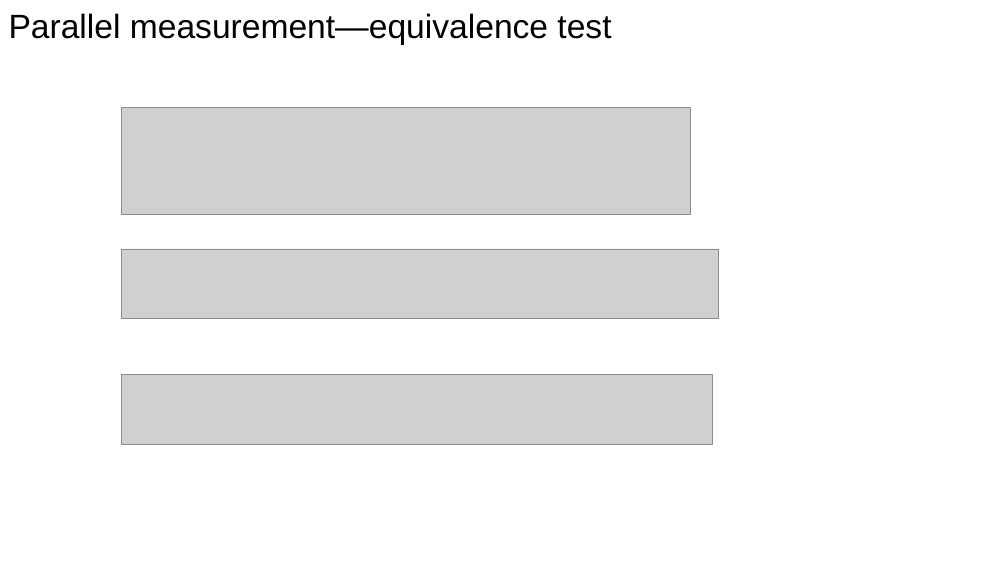
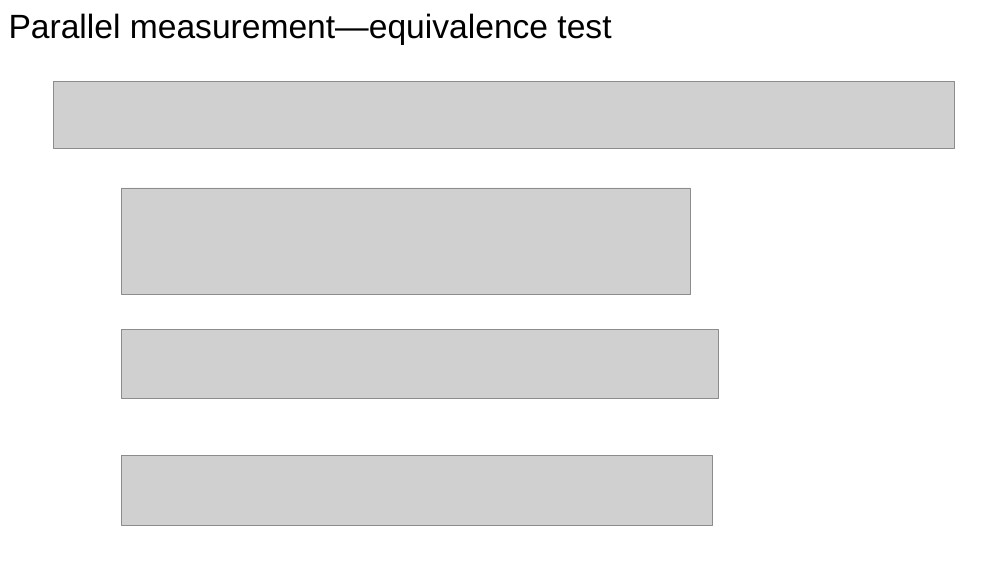
Before and after one commit to WhitePredator/cancer_risk_project, a slide deck: slide 17 of ppt/work report_zhangfeng_20180513.pptx. Drawn at 1008x567 pixels with LibreOffice and Linux fonts; fonts in the diff are those of the drawing; grey boxes stand for pictures. Boxes give left, top, right and bottom in pixels: in the first picture for what was removed or moved away, otherwise in the second. Text is boxed around its words. In the diff, an @@ line names an element or a change of style, - is before the commit and + after.

Commit message:
ppt

```diff
--- a/ppt/work report_zhangfeng_20180513.pptx
+++ b/ppt/work report_zhangfeng_20180513.pptx
@@ picture added at (x1=54, y1=82, x2=954, y2=149) @@
@@ picture removed at (x1=122, y1=107, x2=690, y2=214) @@
@@ picture added at (x1=122, y1=188, x2=690, y2=295) @@
@@ picture removed at (x1=122, y1=249, x2=718, y2=318) @@
@@ picture added at (x1=122, y1=330, x2=718, y2=399) @@
@@ picture removed at (x1=122, y1=374, x2=712, y2=444) @@
@@ picture added at (x1=122, y1=455, x2=712, y2=525) @@
```
Also in this commit, not shown: 1 other slide changed.
